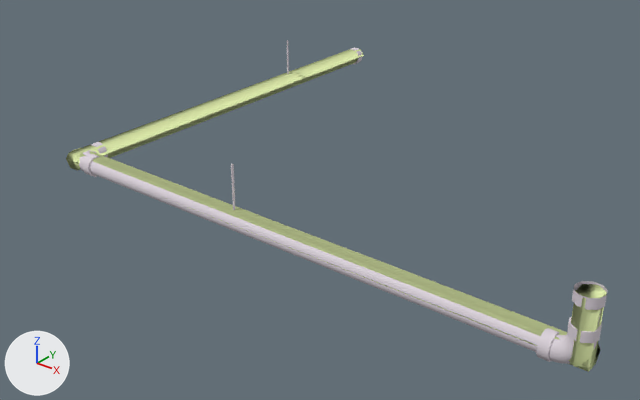
A saved change to the Blender file src/props_mining/ceiling_pipe05.blend.
One viewpoint serves both versions: a 50 mm lens placed at (161.5, -220.2, 69.2), pointed at (45.7, -75.4, -20.5). Every picture has the same lights, and +X, +Y and +Z are marked at lower left.

The older version as bpy lines, for what is in view:
```python
mat_ceiling_pipe01 = diffuse_material('ceiling_pipe01')
mat_ceiling_pipe01.base_color = (0.721, 0.659, 0.715)  # light grey #ddd4dc
mat_phy = diffuse_material('  phy')
mat_phy.base_color = (0.771, 0.875, 0.432)  # green #e3f0b0
me_ceiling_pipe05 = bpy.data.meshes.new('ceiling_pipe05')
me_ceiling_pipe05.from_pydata(...)  # 363 vertices, 634 faces; spans x -2.4..125.0, y -109.7..0.0, z -14.6..0.0
me_ceiling_pipe05.materials.append(mat_ceiling_pipe01)  # light grey #ddd4dc
me_ceiling_pipe05_physics = bpy.data.meshes.new('ceiling_pipe05_physics')
me_ceiling_pipe05_physics.from_pydata(...)  # 36 vertices, 60 faces; spans x -2.5..124.4, y -109.8..0.4, z -13.7..-0.2
me_ceiling_pipe05_physics.materials.append(mat_phy)  # green #e3f0b0
ob_ceiling_pipe05 = bpy.data.objects.new('ceiling_pipe05', me_ceiling_pipe05)
ob_ceiling_pipe05.location = (0.0, 0.0, 0.0)
ob_ceiling_pipe05_physics = bpy.data.objects.new('ceiling_pipe05_physics', me_ceiling_pipe05_physics)
ob_ceiling_pipe05_physics.location = (0.0, 0.0, 0.0)
```
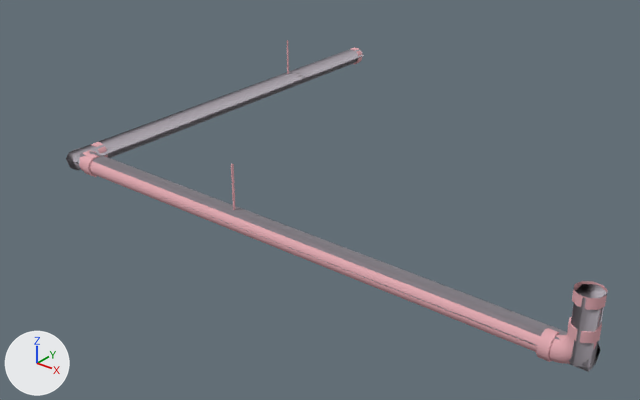
What differs and where, as boxes [x1, y1, x2, y2] in the pictures (640 x 400 px):
'ceiling_pipe05_physics', recoloured (green to grey): [66, 49, 607, 372] in both
'ceiling_pipe05', recoloured (white to pink): [79, 40, 608, 364] in both

The change, as a diff of the scene's bpy script:
```diff
--- a/src/props_mining/ceiling_pipe05.blend.py
+++ b/src/props_mining/ceiling_pipe05.blend.py
@@ mat_ceiling_pipe01 @@
 mat_ceiling_pipe01 = diffuse_material('ceiling_pipe01')
-mat_ceiling_pipe01.base_color = (0.721, 0.659, 0.715)  # light grey #ddd4dc
+mat_ceiling_pipe01.base_color = (0.767, 0.415, 0.453)  # pink #e3acb3
@@ mat_phy @@
 mat_phy = diffuse_material('  phy')
-mat_phy.base_color = (0.771, 0.875, 0.432)  # green #e3f0b0
+mat_phy.base_color = (0.44, 0.405, 0.45)  # grey #b1abb3
```
